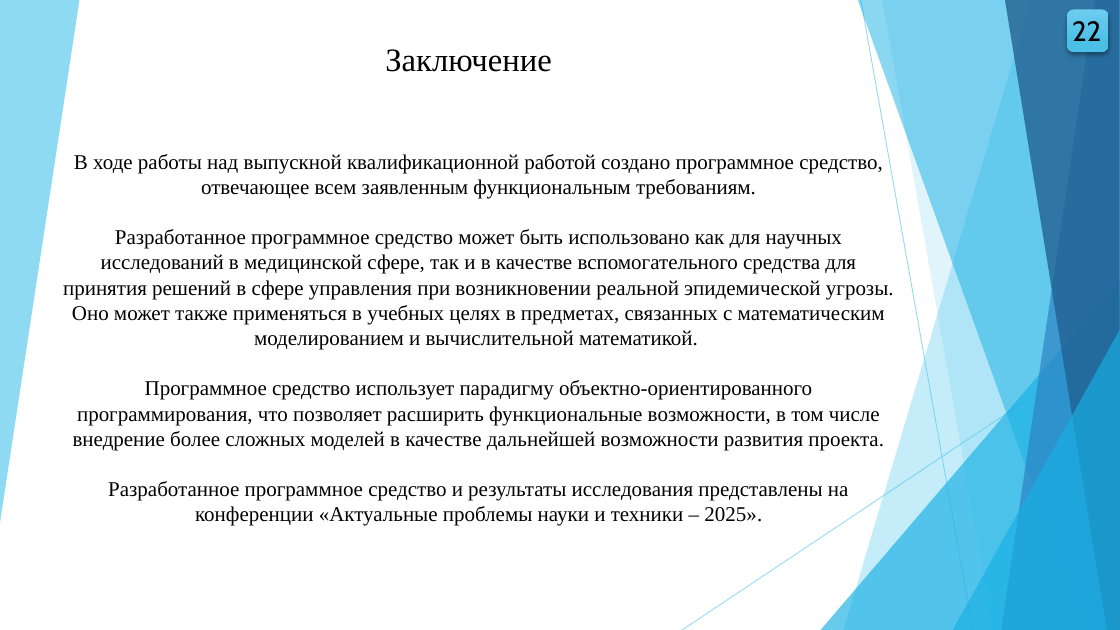
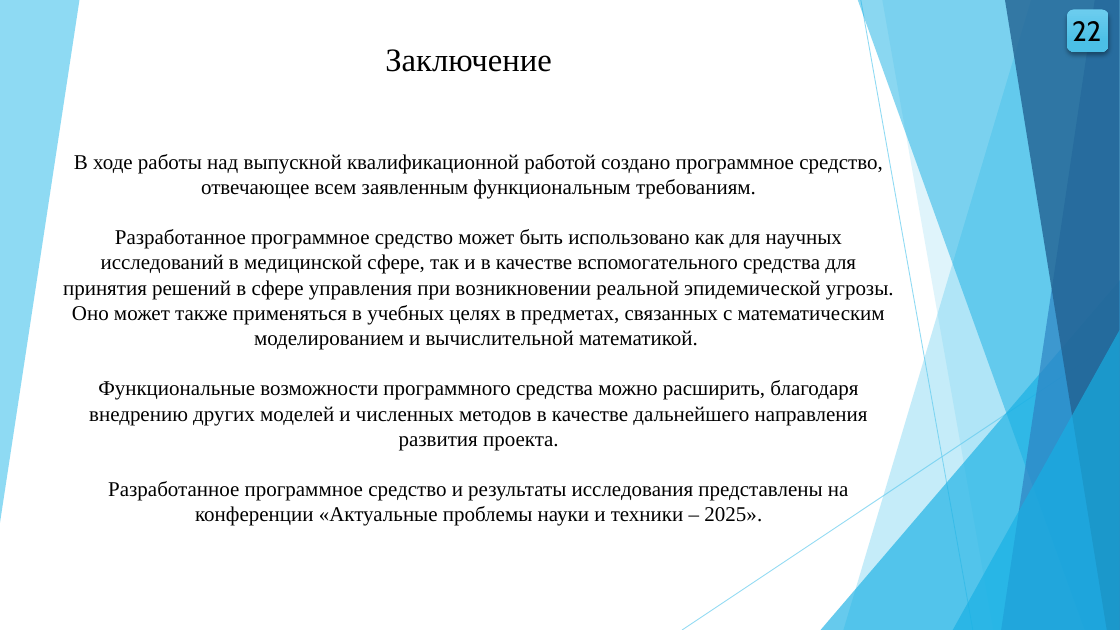
Before and after one commit to wolfufu/EpidemicModelsApp, a slide deck: slide 22 of VKR_Volkova_VMO41.pptx. Drawn at 1120x630 pixels with LibreOffice and Linux fonts; fonts in the diff are those of the drawing. Boxes give left, top, right and bottom in pixels: in the first picture for what was removed or moved away, otherwise in the second. Text is boxed around its words. In the diff, an @@ line names an element or a change of style, - is before the commit and + after.

```diff
--- a/VKR_Volkova_VMO41.pptx
+++ b/VKR_Volkova_VMO41.pptx
@@ text at (89,380,868,451): text changed @@
-Программное средство использует парадигму объектно-ориентированного программирования, что позволяет расширить функциональные возможности, в том числе внедрение более сложных моделей в качестве дальнейшей возможности развития проекта.
+Функциональные возможности программного средства можно расширить, благодаря внедрению других моделей и численных методов в качестве дальнейшего направления развития проекта.
```
Also in this commit, not shown: 3 other slides changed, 9 other files.
